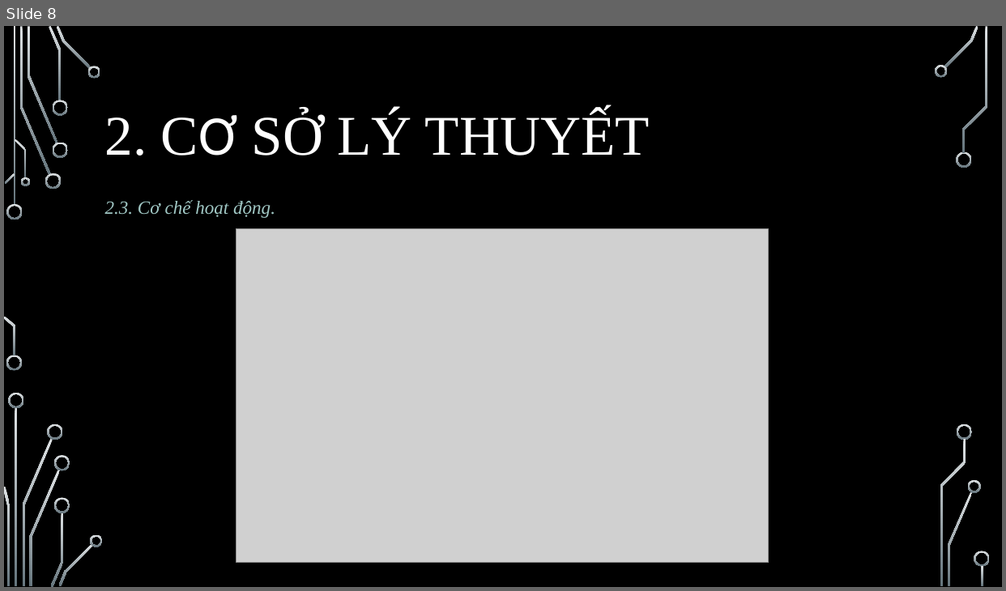
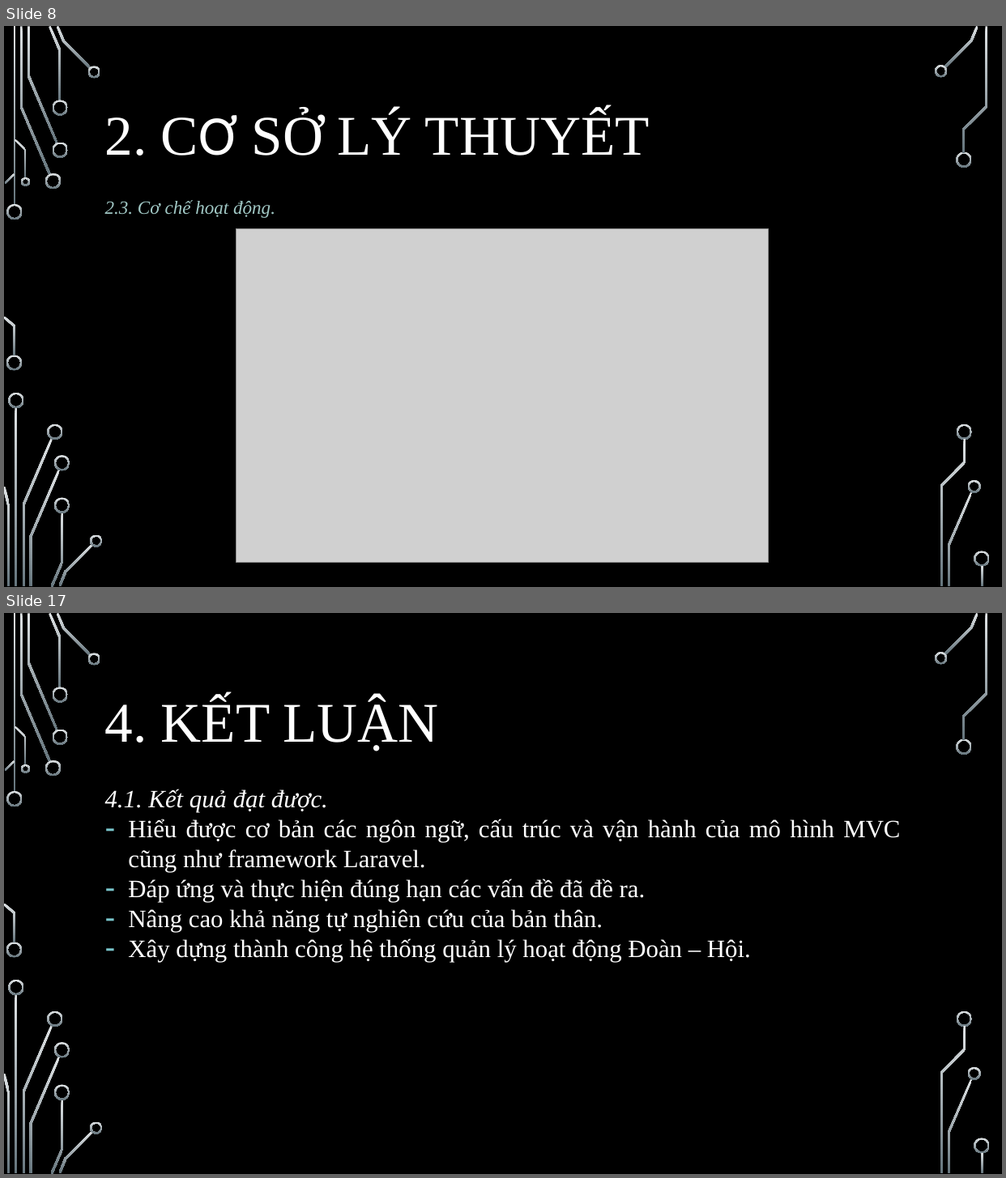
Before and after one commit to kiet1022/DoanHoiIT, a slide deck: FileBC/SlideBaoCaoVer2NotComplete.pptx. Shown one above the other, each under a label of ours: slide 8 before the commit, slides 8 and 17 after it; the slides between them are not shown. The pictures are 1006x591 and 1006x1178 pixels, drawn with LibreOffice and Linux fonts; fonts in the diff are those of the drawing; grey boxes stand for pictures; background and template pictures are left out. Boxes give left, top, right and bottom in pixels: in the first picture for what was removed or moved away, otherwise in the second. Text is boxed around its words. In the diff, an @@ line names an element or a change of style, - is before the commit and + after.

```diff
--- a/FileBC/SlideBaoCaoVer2NotComplete.pptx
+++ b/FileBC/SlideBaoCaoVer2NotComplete.pptx
@@ slide 17 added at (4,613,1002,1174), background picture (left out); not listed: 36 template elements that a slide beside it also shows @@
@@ title added at (105,698,439,752), 54 pt, text #FFFFFF @@
+4. KẾT LUẬN
@@ text added at (105,789,900,962), 24 pt, text #FFFFFF @@
+4.1. Kết quả đạt được.
+– Hiểu được cơ bản các ngôn ngữ, cấu trúc và vận hành của mô hình MVC cũng như framework Laravel.
+– Đáp ứng và thực hiện đúng hạn các vấn đề đã đề ra.
+– Nâng cao khả năng tự nghiên cứu của bản thân.
+– Xây dựng thành công hệ thống quản lý hoạt động Đoàn – Hội.
```
Also in this commit, not shown: 1 slide changed, 12 other slides added, 5 slides removed.
